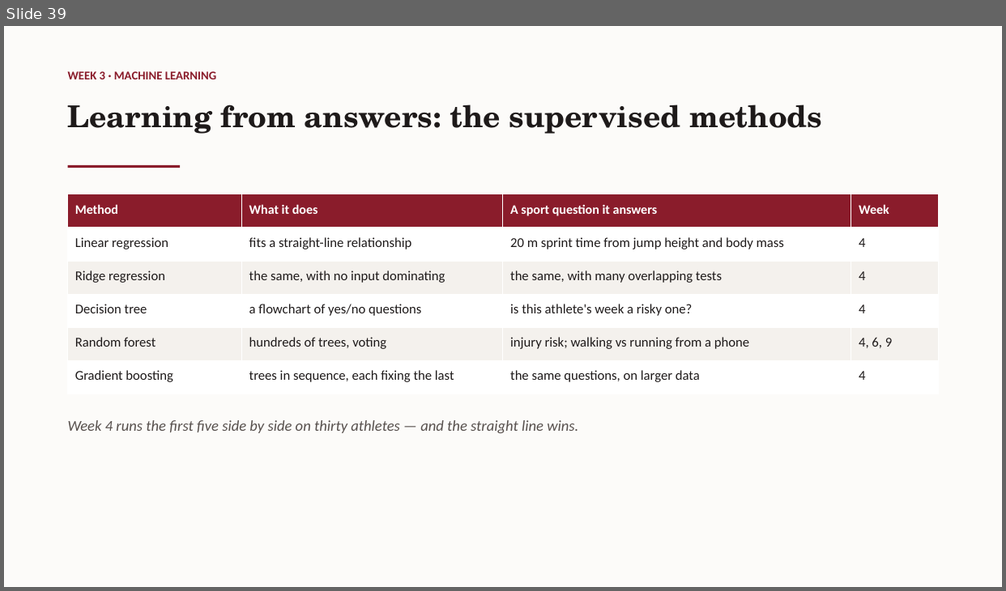
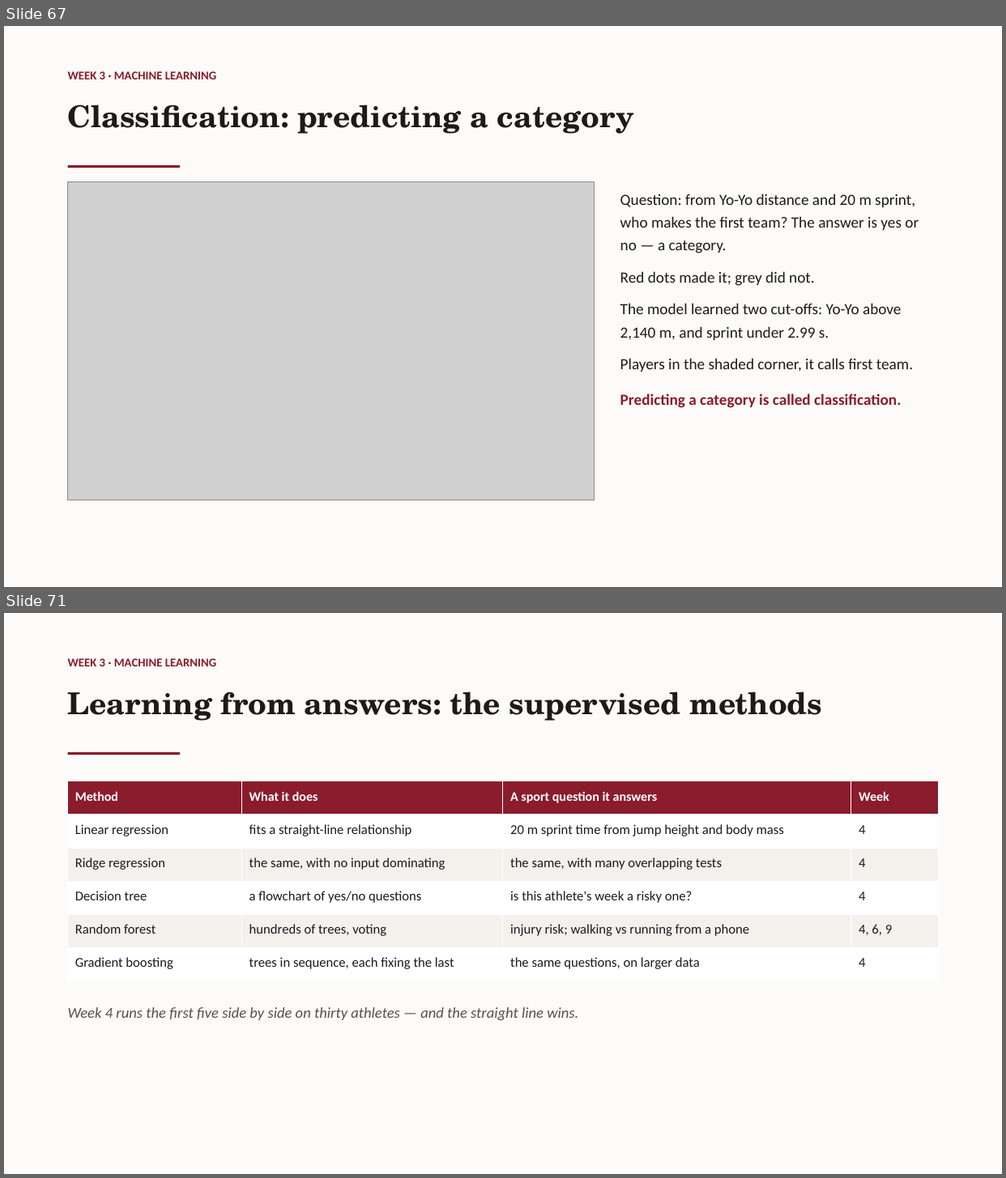
Before and after one commit to galipaydin/pes3850, a slide deck: lectures/week03/slides.pptx. Shown one above the other, each under a label of ours: slide 39 before the commit, slides 67 and 71 after it; the slides between them are not shown. The pictures are 1006x591 and 1006x1178 pixels, drawn with LibreOffice and Linux fonts; fonts in the diff are those of the drawing; grey boxes stand for pictures. Boxes give left, top, right and bottom in pixels: in the first picture for what was removed or moved away, otherwise in the second. Text is boxed around its words. In the diff, an @@ line names an element or a change of style, - is before the commit and + after.

Commit message:
Week 3 slides: worked examples for preprocessing, analysis and machine learning

```diff
--- a/lectures/week03/slides.pptx
+++ b/lectures/week03/slides.pptx
@@ slide 67 added at <box>4,26,1002,587</box>, background #FCFBF9 @@
@@ text added at <box>68,71,216,79</box>, 11.5 pt, text #8A1C2B, bold @@
+WEEK 3 · MACHINE LEARNING
@@ text added at <box>68,105,634,134</box>, 29 pt, text #1E1A1A, bold @@
+Classification: predicting a category
@@ rectangle added at <box>68,165,180,169</box>, fill #8A1C2B @@
@@ picture added at <box>68,182,594,501</box> @@
@@ text added at <box>620,194,918,408</box>, 15 pt, text #1E1A1A @@
+Question: from Yo-Yo distance and 20 m sprint, who makes the first team? The answer is yes or no — a category.
+Red dots made it; grey did not.
+The model learned two cut-offs: Yo-Yo above 2,140 m, and sprint under 2.99 s.
+Players in the shaded corner, it calls first team.
+Predicting a category is called classification.
@@ what was slide 39 is now slide 71 @@
```
Also in this commit, not shown: 34 other slides added, 2 other files.
